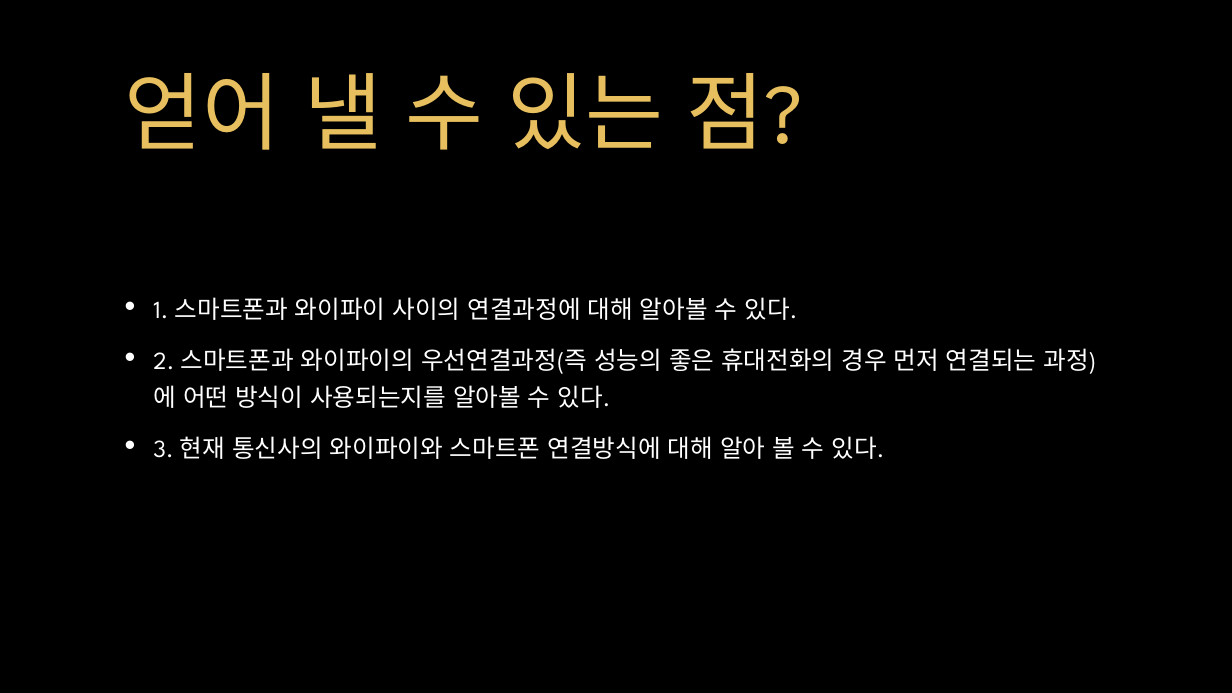
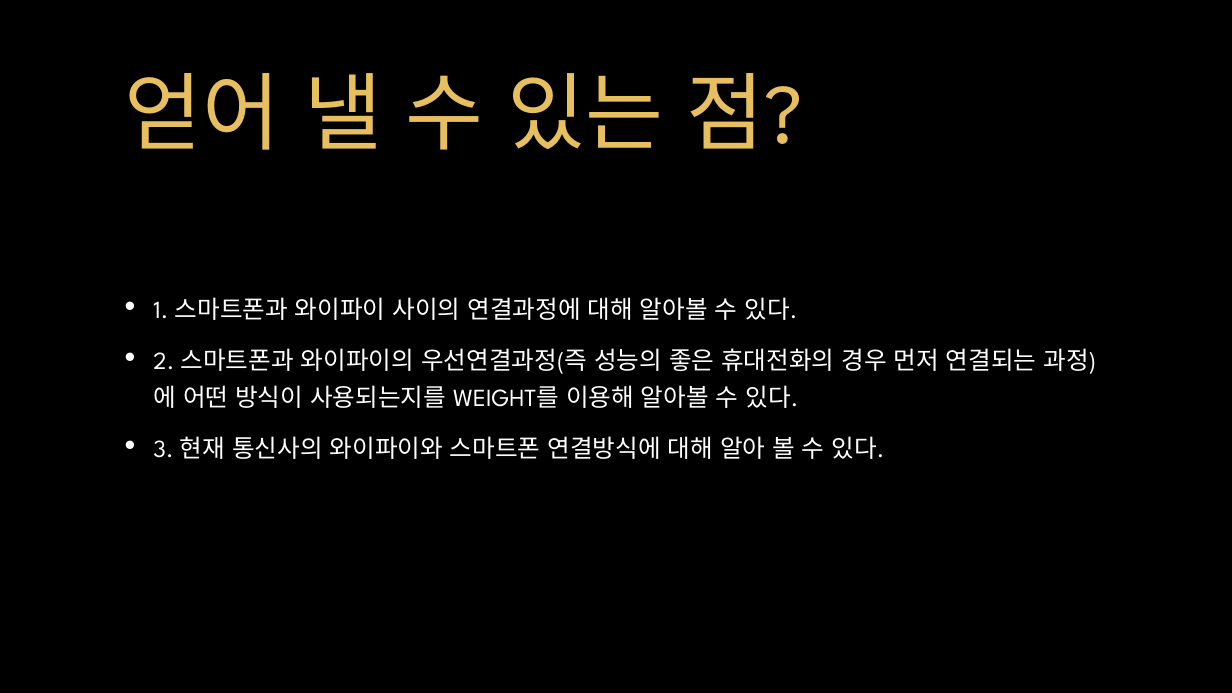
Before and after one commit to mukisang/Lecture_dataStructureDesign, a slide deck: slide 6 of 자료구조 설계 초안.pptx. Drawn at 1232x693 pixels with LibreOffice and Linux fonts; fonts in the diff are those of the drawing; background and template pictures are left out. Boxes give left, top, right and bottom in pixels: in the first picture for what was removed or moved away, otherwise in the second. Text is boxed around its words. In the diff, an @@ line names an element or a change of style, - is before the commit and + after.

```diff
--- a/자료구조 설계 초안.pptx
+++ b/자료구조 설계 초안.pptx
@@ text at box(153, 348, 1097, 408): text changed @@
-• 2. 스마트폰과 와이파이의 우선연결과정(즉 성능의 좋은 휴대전화의 경우 먼저 연결되는 과정)에 어떤 방식이 사용되는지를 알아볼 수 있다.
+• 2. 스마트폰과 와이파이의 우선연결과정(즉 성능의 좋은 휴대전화의 경우 먼저 연결되는 과정)에 어떤 방식이 사용되는지를 weight를 이용해 알아볼 수 있다.
```
Also in this commit, not shown: 1 other slide changed.
